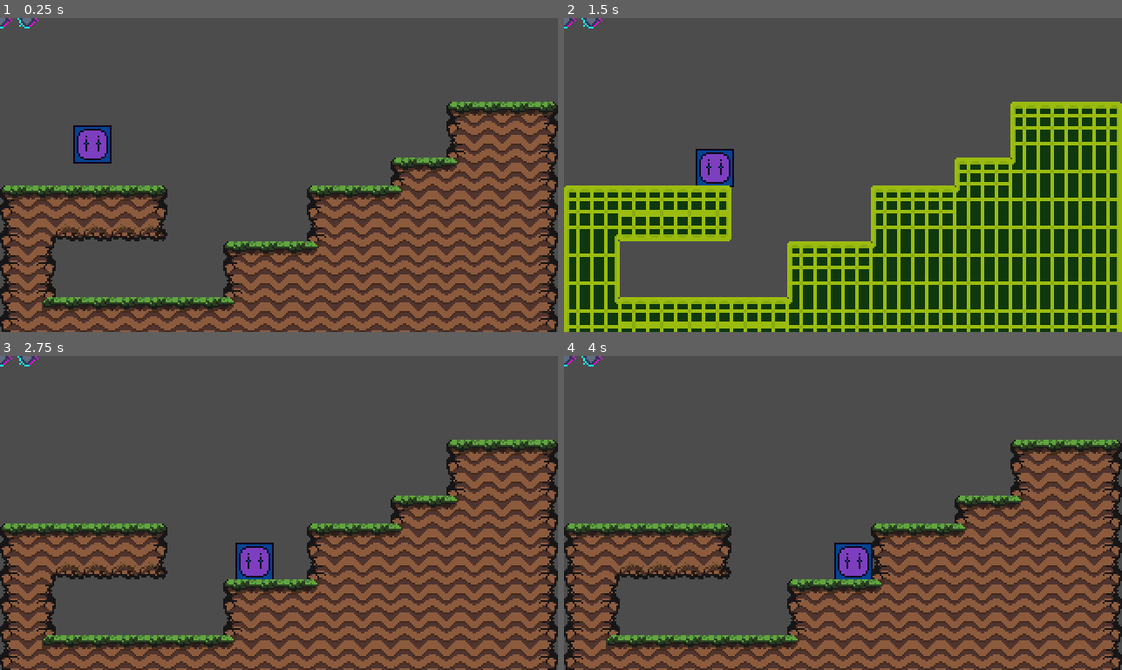
Above: before the commit, frames 1-4 (two rows, left to right).
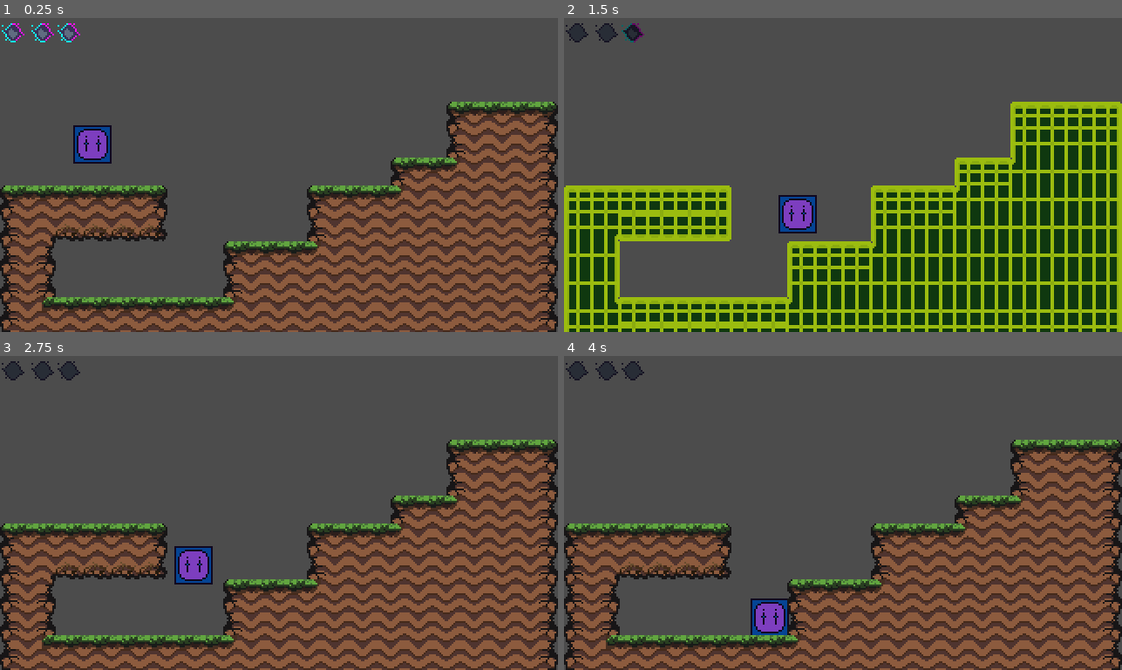
Above: after the commit, the same moments.

Repository: ordinarysamar/Dungeon-Crawler
Game: Godot game, scene res://source/scenes/Worlds/World.tscn
The game is run twice, just before and just after one commit, with the same random seed, the same clock (stepped at 60 frames per second) and the same inputs. The project has no main scene, so this scene is started directly.
Inputs:
- Up to frame 1 (0.25 s): no input
- Up to frame 2 (1.5 s): tap Enter (ui_accept) at 0.5, 0.6, 0.77, 1.07, 1.35 s; hold Right (ui_right) from 0.53 s (still down)
- Up to frame 3 (2.75 s): tap Enter (ui_accept) at 1.52, 1.82, 2.1 s; release Right (ui_right) at 2.03 s; hold Left (ui_left) from 2.03 s (still down)
- Up to frame 4 (4 s): release Left (ui_left) at 2.78 s; hold Right (ui_right) from 2.78 s (still down); tap Enter (ui_accept) at 2.85, 3.02, 3.32, 3.6, 3.77 s

The runs differ from the first frame. In frame 1, 0.3% of the frame differs, in the area x 0-15%, y 0-8%; in frame 2, 2.2%, in the area x 0-46%, y 0-69%; in frame 3, 2.2%; in frame 4, 2.1%.

Commit message:
Added the backend power indicator (limiter).
- The sprites now update according to the power that player have.

Diff:
--- a/project.godot
+++ b/project.godot
@@ -21,7 +21,6 @@
 [application]
 
 config/name="Dungeon_crawler"
-config/icon="res://icon.png"
 
 [autoload]
 
--- a/source/scenes/PlayerStats.tscn
+++ b/source/scenes/PlayerStats.tscn
@@ -7,5 +7,6 @@
 script = ExtResource( 1 )
 
 [node name="Limiter" type="Sprite" parent="."]
+position = Vector2( 24, 8 )
 texture = ExtResource( 2 )
 vframes = 7
--- a/source/scenes/Worlds/World.tscn
+++ b/source/scenes/Worlds/World.tscn
@@ -1,8 +1,7 @@
-[gd_scene load_steps=4 format=2]
+[gd_scene load_steps=3 format=2]
 
 [ext_resource path="res://source/scenes/Worlds/TileSet_transformation.tscn" type="PackedScene" id=1]
 [ext_resource path="res://source/scenes/Player/Player.tscn" type="PackedScene" id=2]
-[ext_resource path="res://source/scenes/PlayerStats.tscn" type="PackedScene" id=3]
 
 [node name="World" type="Node2D"]
 
@@ -15,9 +14,8 @@
 
 [node name="Player" parent="." instance=ExtResource( 2 )]
 position = Vector2( 53.1224, 49.0086 )
+ACCELERATION = 5.0
 FRICTION = 0.3
 
 [node name="TileMap" parent="." instance=ExtResource( 1 )]
 tile_data = PoolIntArray( 196624, 2, 0, 196625, 2, 1, 196626, 2, 1, 196627, 2, 2, 262160, 2, 65536, 262161, 2, 65537, 2 …(1847 unchanged characters)…
-
-[node name="PlayerStats" parent="." instance=ExtResource( 3 )]
--- a/source/scripts/Backend_trans.gd
+++ b/source/scripts/Backend_trans.gd
@@ -1,3 +1,4 @@
+# FILE NAME Backend_trans.gd
 extends Node
 
 var stats = PlayerStats
@@ -23,9 +24,8 @@
 			texture.set_current_frame(1)
 		elif state == "frontend":
 			texture.set_current_frame(0)
-
 		if Input.is_action_just_pressed("ui_accept"):
-			print(stats.limiterCheck())
+			stats.limiterSpriteUpdate()
 	else:
 		state = "frontend"
 # if Input.is_action_just_pressed("gun safety") and safety = false:
--- a/source/scripts/Player.gd
+++ b/source/scripts/Player.gd
@@ -1,6 +1,6 @@
 extends KinematicBody2D
 
-export var ACCELERATION = 0.9
+export var ACCELERATION = 5
 export var MAX_SPEED = 105
 export var FRICTION = 0.2
 export var GRAVITY = 700
--- a/source/scripts/Stats.gd
+++ b/source/scripts/Stats.gd
@@ -6,18 +6,17 @@
 func limiterSet(limiterValue : int):
 	limiter = limiterValue
 
-func limiterCheck() -> String:
-	var print_string = ""
+func limiterSpriteUpdate():
+	energy_sprite.set_frame(0)   #setting the frame to 0 to reset it.
 	if limiter == 5:
-		print_string = ("you have used your first backend power and you are in backend")
+		energy_sprite.set_frame(1) # player has used the first power and is in backend
 	if limiter == 4:
-		print_string = ("you have now returned from the backend and you have 2 backend powers left")
+		energy_sprite.set_frame(2) # player has used the first power and is out of the backend
 	if limiter == 3:
-		print_string = ("you have used your second backend power and you are in backend")
+		energy_sprite.set_frame(3) # player has used the second power and is in backend
 	if limiter == 2:
-		print_string = ("you have now returned from the backend and you have 1 backend power left")
+		energy_sprite.set_frame(4) # player has used the second power and is out of backend
 	if limiter == 1:
-		print_string = ("you have used your third backend power and you are in backend")
+		energy_sprite.set_frame(5) # player has used the third power and is in of backend
 	if limiter == 0:
-		print_string = ("you have now returned from the backend and you have 0 backend power left")
-	return print_string
+		energy_sprite.set_frame(6) # player has used the third power and is out of backend
